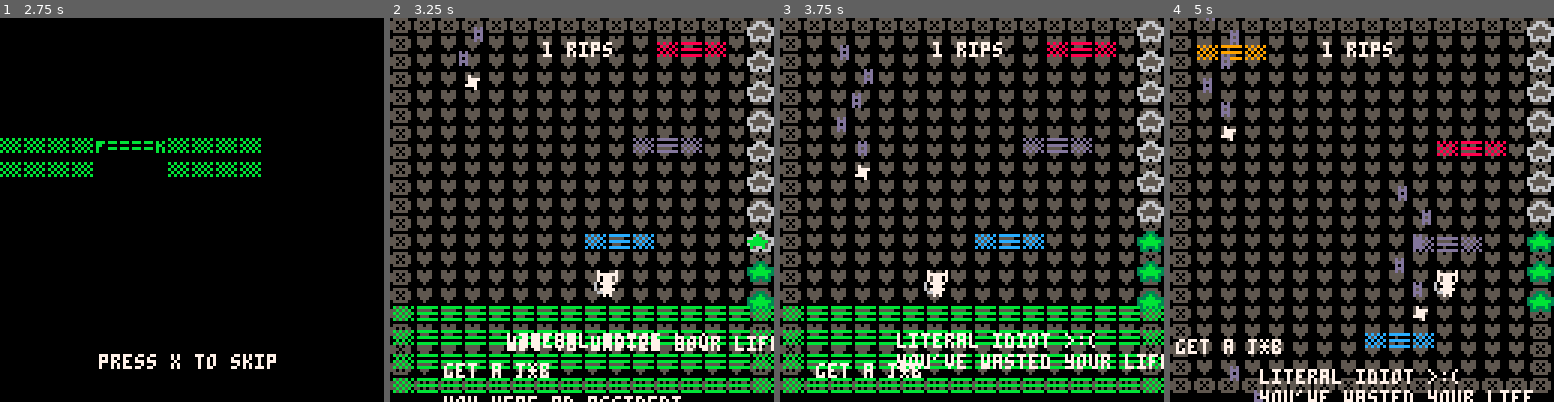
Above: before the commit, frames 1-4 (left to right).
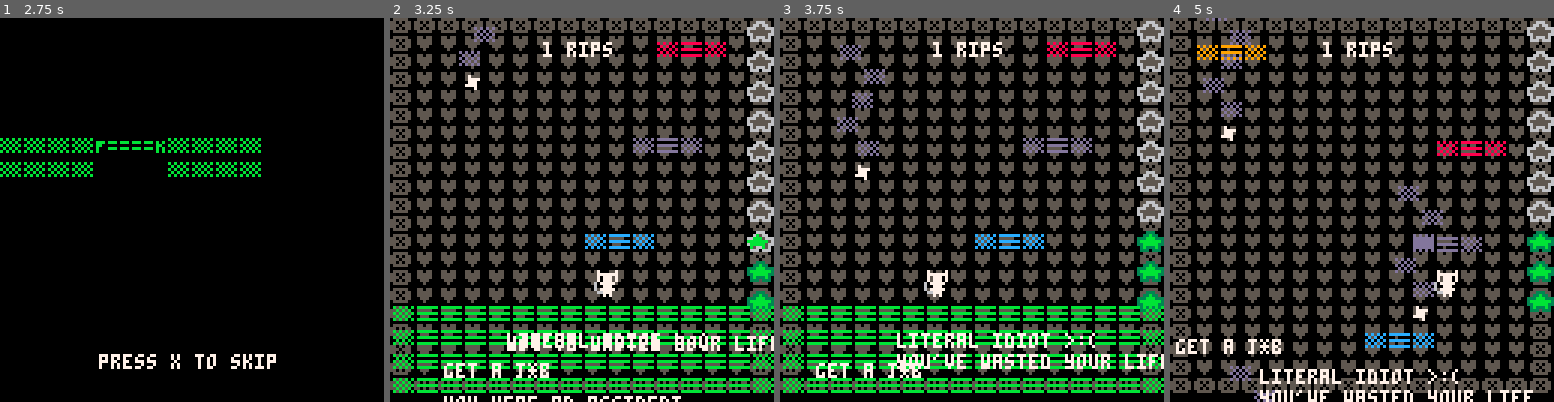
Above: after the commit, the same moments.

Repository: hypercube143/picoasciijam2026
Game: PICO-8 cartridge picoasciijam2016.p8
The game is run twice, just before and just after one commit, with the same random seed, the same clock (stepped at 60 frames per second) and the same inputs.
Inputs:
- Up to frame 1 (2.75 s): tap X (X key) at 0.33, 1.07, 1.85 s; hold Right 1.6-2.1 s; hold Up 2.15-2.42 s; hold Right from 2.47 s (still down)
- Up to frame 2 (3.25 s): tap X (X key) at 2.97 s; release Right at 3.03 s; hold Left from 3.08 s (still down)
- Up to frame 3 (3.75 s): release Left at 3.58 s; hold Down from 3.63 s (still down)
- Up to frame 4 (5 s): release Down at 3.97 s; hold Right 4.02-4.68 s; tap X (X key) at 4.08 s; hold Up from 4.73 s (still down)

Frame 1 is identical in both runs. In frame 2, 0.2% of the frame differs, in the area x 17-28%, y 2-13%; in frame 3, 0.4%; in frame 4, 0.9%, in the area x 8-72%, y 0-100%.

Commit message:
Update picoasciijam2016.p8

Diff:
--- a/picoasciijam2016.p8
+++ b/picoasciijam2016.p8
@@ -76,8 +76,12 @@
     p = newPlayer(60, 80)
     bar = newBar()
     t = 0
+    totalWeedRips = 0
+    lastWeedCollectedWorldY = -420
     entities = initEntities()
     thoughts = initThoughts()
+    map_tiles = {}
+    obstacles = {}
     lerpingWeeds = {}
 
     for i = 1, 5, 1 do
@@ -131,7 +135,7 @@
             --weed_tree.draw(90, 90)
             bar.draw()
             -- DEBUGGING UNCOMMENT LATER
-            -- toCorrupt()
+
             ---
             -- debug = debug .."tick: " .. t
 
@@ -153,6 +157,9 @@
 
             -- displayPlatformsClimbedText()
             displayTotalWeedCollected(t)
+
+            -- DEBUGGING UNCOMMENT LATER
+            -- toCorrupt()
 
             -- o = obstacles[1]
             -- if o then
@@ -263,7 +270,7 @@
             obsColliders = checkPlayerCollision(obstacles)
             for obs in all(obsColliders) do
                 if obs.id == "shooting_star" then
-                    -- player dies here
+                    CURR_SCENE = deathScreen("you were crushed by a shooting star </3")
                 end
             end
             -- check if player colliding - potentially make this a list and for loop later? DONE IN LEVEL_ONE
@@ -569,7 +576,7 @@
 
         for i = 1, 5, 1 do
             ymod -= 8
-            print("#", o.x + (sin(tmod + (t / (360 / shootingStarTrailSpeed))) * 5), ymod, 13)
+            print("▒", o.x + (sin(tmod + (t / (360 / shootingStarTrailSpeed))) * 5), ymod, 13)
             tmod += 0.3
         end
     end
@@ -856,12 +863,16 @@
 ------------------------------------------------------------------------------------------------------------------------------------------------------
 function s(str, colour, x, y, offX, offY, id)
     local width = 8
+    local height = 8
     if id == "thought" then width = 4*#str end -- so that the hit box is the length of the string
+    -- if id == "head" then width = 5; height = 5 end
+    -- if id == "body" then width = 1; height = 1 end
+    if id == "shooting_star" then width = 1; height = 1 end
     return {
         str = str, colour = colour,
         originalColour = colour, -- helpful for knowing which colour the platforms should go back to after flashing white when landed on
         --w = 8, h = 8,
-        w = width, h = 8,
+        w = width, h = height,
         x = x, y = y,
         offX = offX, offY = offY,
         globalX = x, globalY = y,
